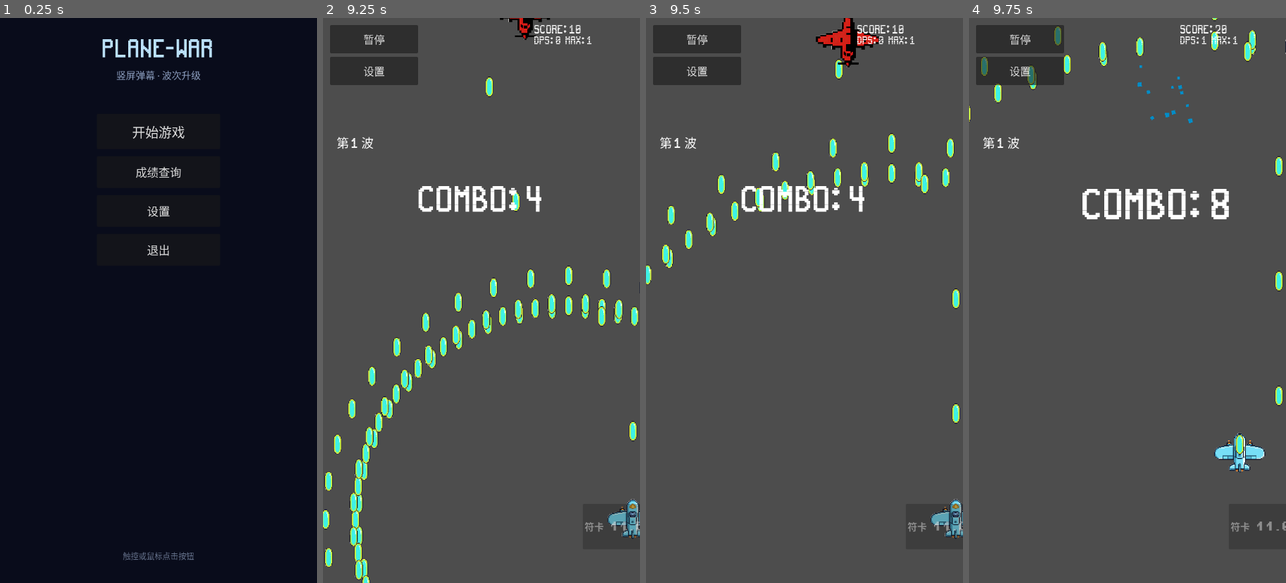
Above: before the commit, frames 1-4 (left to right).
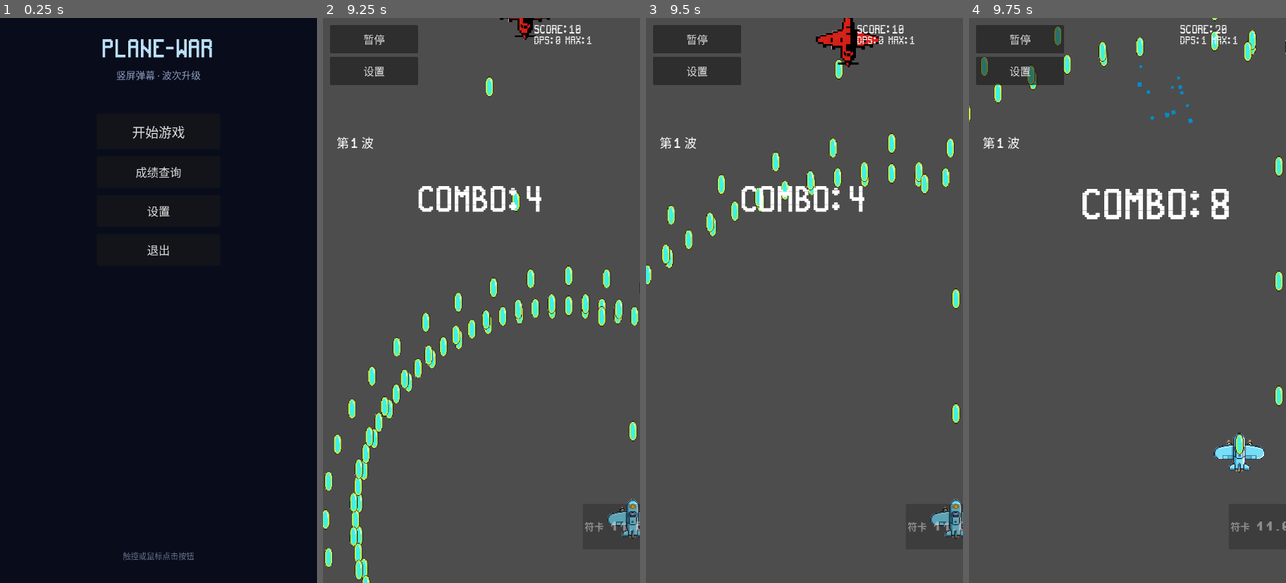
Above: after the commit, the same moments.

Repository: qingzhixing/plane-war
Game: Godot game, scene res://scenes/MainMenu.tscn
The game is run twice, just before and just after one commit, with the same random seed, the same clock (stepped at 60 frames per second) and the same inputs. Sound files missing from this copy of the repository are replaced by a short silence.
Inputs (mouse positions are in pixels of both pictures, inside the frame that each line leads up to):
- Up to frame 1 (0.25 s): no input
- Up to frame 2 (9.25 s): click "开始游戏" at 0.5 s; click "暂停" at 1.25 s; click "继续" at 2 s; tap Enter at 2.75, 8.75 s; move the mouse to (551, 272) at 2.77 s; hold D 2.78-3.5 s; tap P at 2.85, 8.85 s; click (551, 272) at 2.92 s; tap Space at 3.02, 8 s; click "设置" at 3.5 s; click "静音" at 4.25 s; click "静音" at 5 s; click "震动" at 5.75 s; click "100%" at 6.5 s; click "返回" at 7.25 s; drag from (418, 328) to (487, 63) at 8.02 s; move the mouse to (513, 176) at 8.77 s; hold D from 8.78 s (still down)
- Up to frame 3 (9.5 s): keep holding D
- Up to frame 4 (9.75 s): release D at 9.5 s; drag from (1111, 413) to (994, 215) at 9.52 s

Frames 1-3 are identical in both runs. In frame 4, 0.2% of the frame differs, in the area x 77-94%, y 73-81%.

Commit message:
🔧 CHORE: 项目 Stretch 统一主菜单与战斗缩放
Made-with: Cursor

Diff:
--- a/project.godot
+++ b/project.godot
@@ -27,6 +27,8 @@
 
 window/size/viewport_width=720
 window/size/viewport_height=1280
+window/stretch/mode="viewport"
+window/stretch/aspect="keep"
 window/handheld/orientation=1
 
 [dotnet]
--- a/scripts/main.gd
+++ b/scripts/main.gd
@@ -49,13 +49,8 @@
 const _BOMB_BULLET_SCENE_PATH: String = "res://scenes/bullets/PlayerBullet.tscn"
 
 func _ready() -> void:
-	# 以 720x1280 为基准的等比内容缩放：窗口变大时整体放大画面，而不是扩大可见范围
-	var root_window := get_tree().root
-	if root_window is Window:
-		root_window.content_scale_mode = Window.CONTENT_SCALE_MODE_VIEWPORT
-		root_window.content_scale_aspect = Window.CONTENT_SCALE_ASPECT_KEEP
-		root_window.content_scale_size = Vector2i(720, 1280)
-		DisplayServer.window_set_flag(DisplayServer.WINDOW_FLAG_RESIZE_DISABLED, false)
+	# 拉伸与基准分辨率见 project.godot Display → Stretch（viewport + keep，720×1280），主菜单与战斗统一
+	DisplayServer.window_set_flag(DisplayServer.WINDOW_FLAG_RESIZE_DISABLED, false)
 
 	add_to_group("experience_listener")
 	add_to_group("battle_stats_manager")
